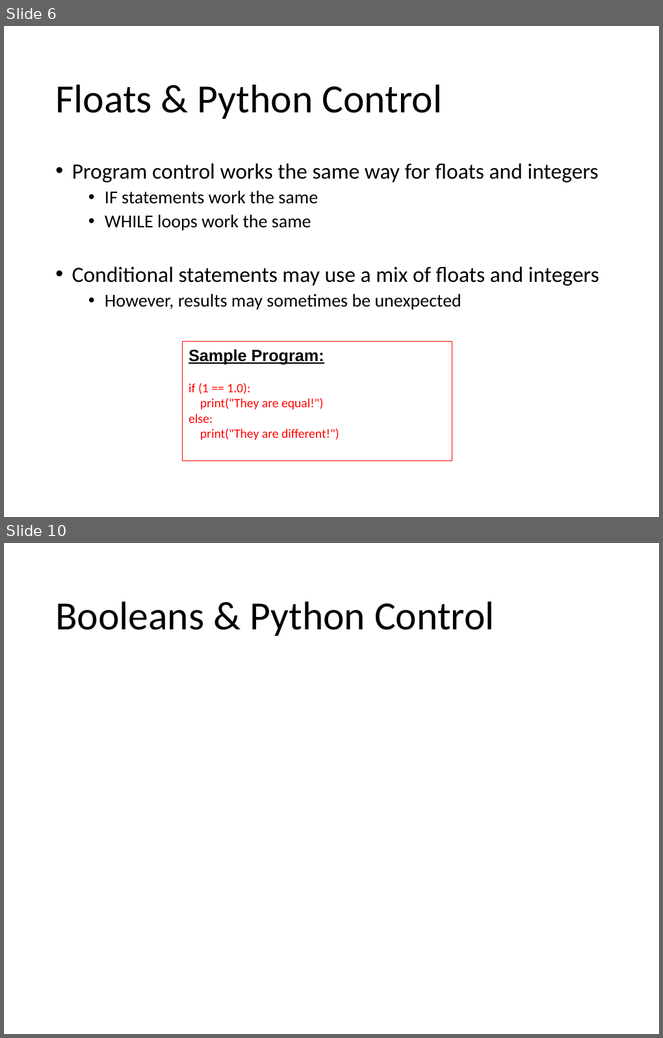
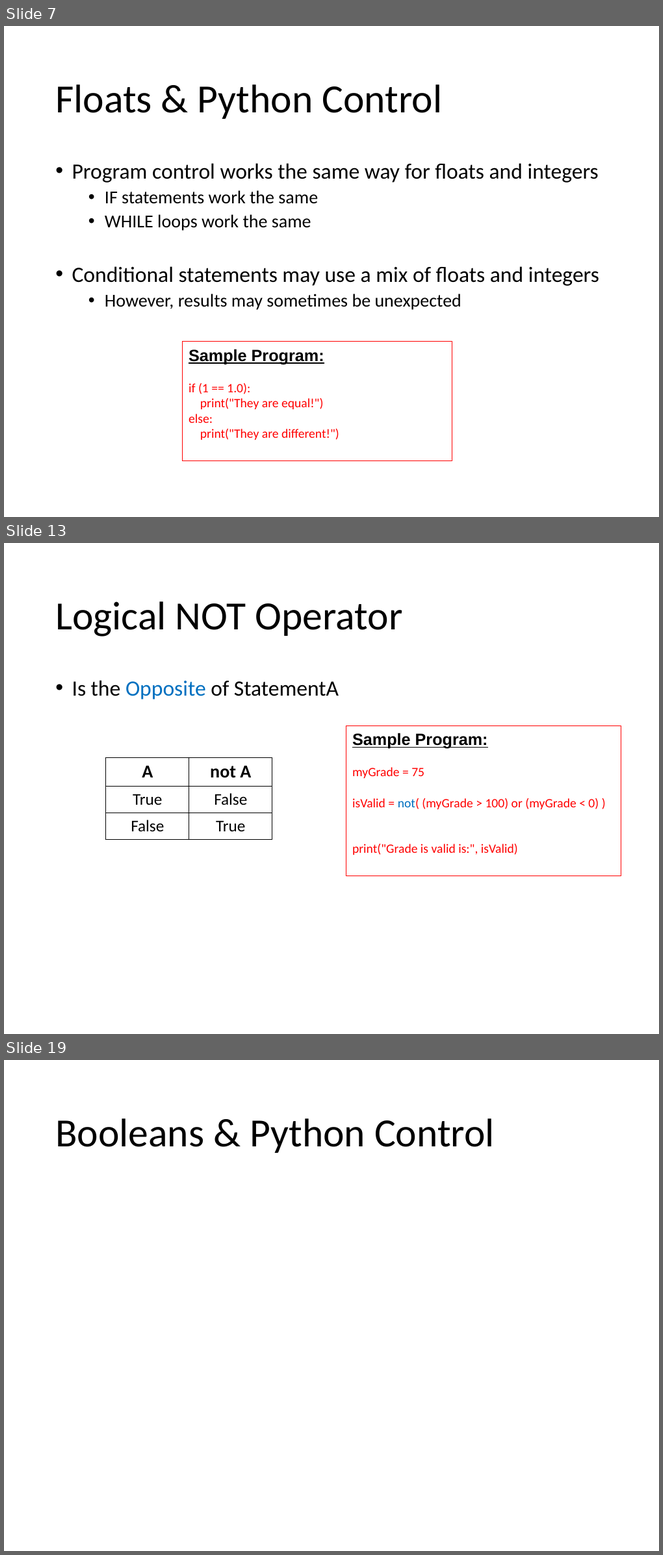
Before and after one commit to Greg5519/ICS3C0, a slide deck: Topic B Programming Skills/B.4 Lesson - Python More Variables.pptx. Shown one above the other, each under a label of ours: slides 6 and 10 before the commit, slides 7, 13 and 19 after it; the slides between them are not shown. The pictures are 663x1038 and 663x1555 pixels, drawn with LibreOffice and Linux fonts; fonts in the diff are those of the drawing. Boxes give left, top, right and bottom in pixels: in the first picture for what was removed or moved away, otherwise in the second. Text is boxed around its words. In the diff, an @@ line names an element or a change of style, - is before the commit and + after.

```diff
--- a/Topic B Programming Skills/B.4 Lesson - Python More Variables.pptx
+++ b/Topic B Programming Skills/B.4 Lesson - Python More Variables.pptx
@@ slide 13 added at (4, 543, 659, 1034), background #FFFFFF @@
@@ title added at (55, 601, 403, 637), 44 pt, text #000000 @@
+Logical NOT Operator
@@ text added at (72, 680, 339, 700), 24 pt, text #000000 @@
+• Is the Opposite of StatementA
@@ rectangle added at (346, 726, 622, 876), outline #FF0000 0.75 pt, 14 pt, text #FF0000 @@
+Sample Program:
+myGrade = 75
+isValid = not( (myGrade > 100) or (myGrade < 0) )
+print("Grade is valid is:", isValid)
@@ table added at (106, 757, 272, 839), 3 rows, 2 columns @@
+A | not A
+True | False
+False | True
@@ what was slide 6 is now slide 7 @@
@@ what was slide 10 is now slide 19 @@
```
Also in this commit, not shown: 2 slides changed, 8 other slides added, 1 slide removed, 3 other files.
